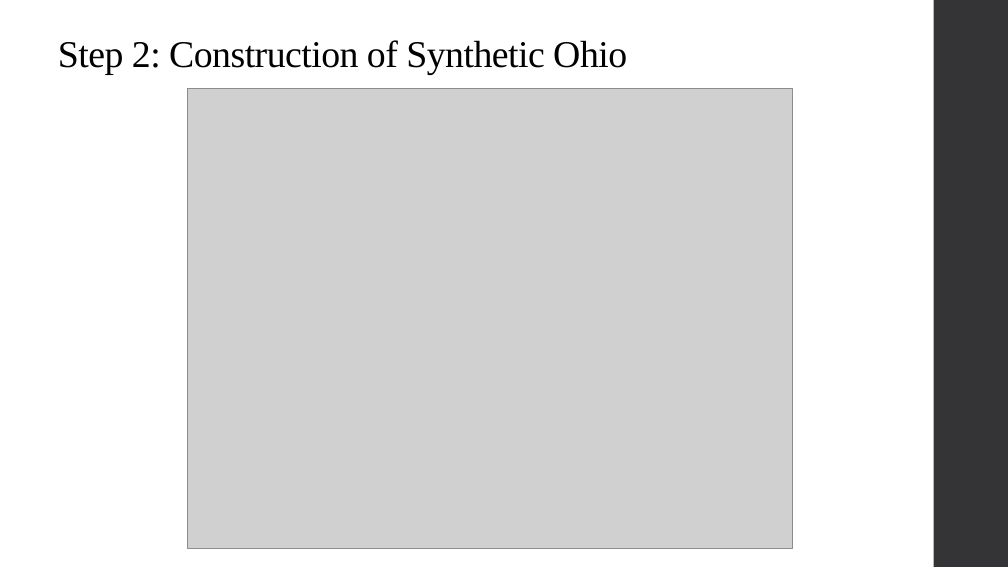
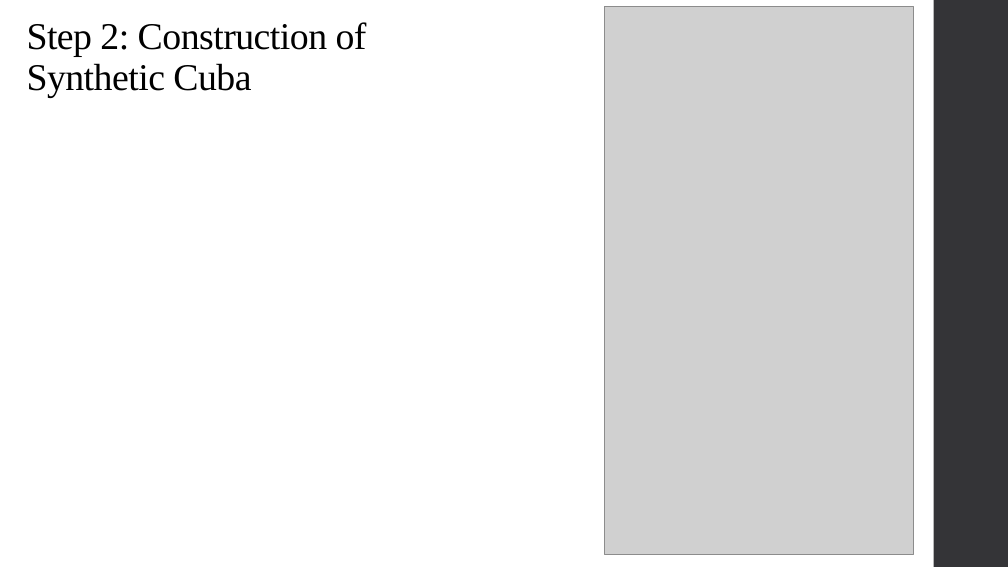
Before and after one commit to qiufei/fork-HAD5744, a slide deck: slide 16 of Lecture11_SyntheticControl_QuantileRegression/Lecture11_SyntheticControl_QuantileRegression.pptx (slide 13 before the commit). Drawn at 1008x567 pixels with LibreOffice and Linux fonts; fonts in the diff are those of the drawing; grey boxes stand for pictures. Boxes give left, top, right and bottom in pixels: in the first picture for what was removed or moved away, otherwise in the second. Text is boxed around its words. In the diff, an @@ line names an element or a change of style, - is before the commit and + after.

```diff
--- a/Lecture11_SyntheticControl_QuantileRegression/Lecture11_SyntheticControl_QuantileRegression.pptx
+++ b/Lecture11_SyntheticControl_QuantileRegression/Lecture11_SyntheticControl_QuantileRegression.pptx
@@ title at (27,22,367,97): text changed @@
-Step 2: Construction of Synthetic Ohio
+Step 2: Construction of
+Synthetic Cuba
@@ picture added at (605,6,913,554) @@
@@ picture removed at (188,88,792,549) @@
```
Also in this commit, not shown: 11 other slides changed, 8 slides added, 5 slides removed, 4 other files.
